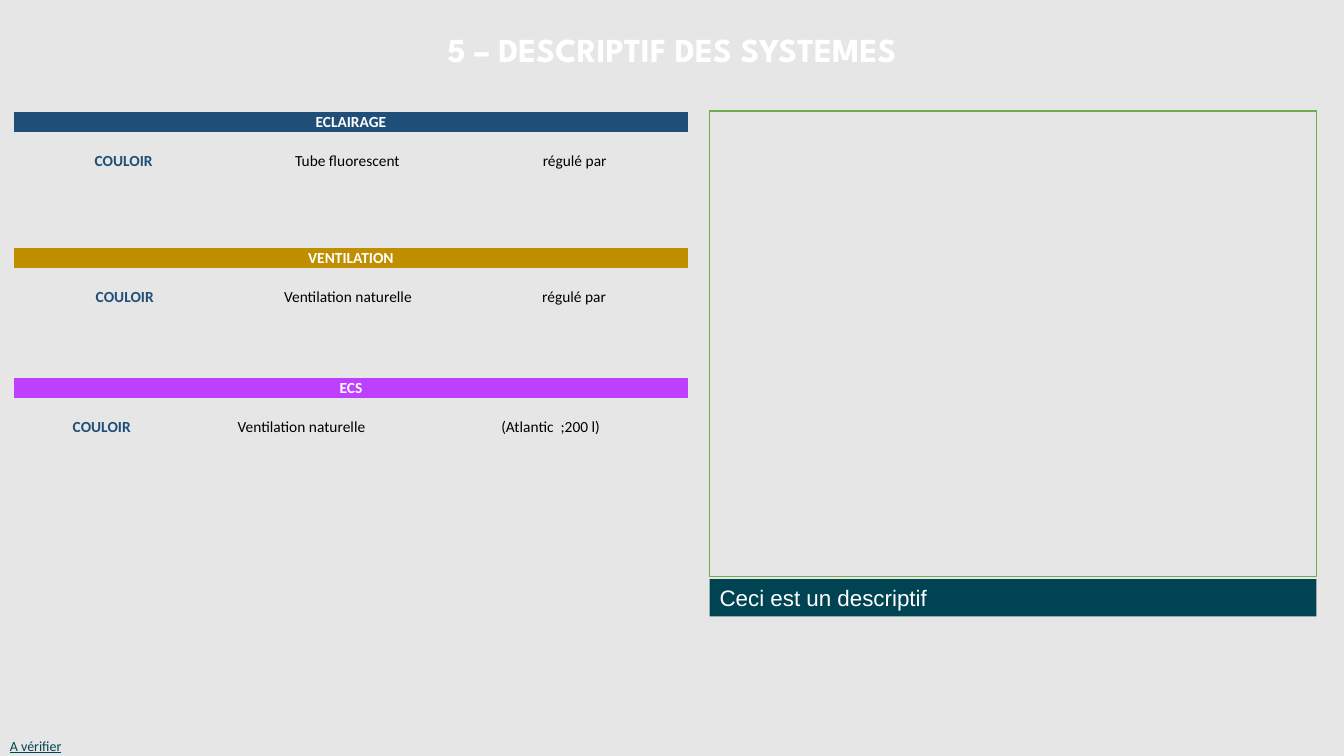
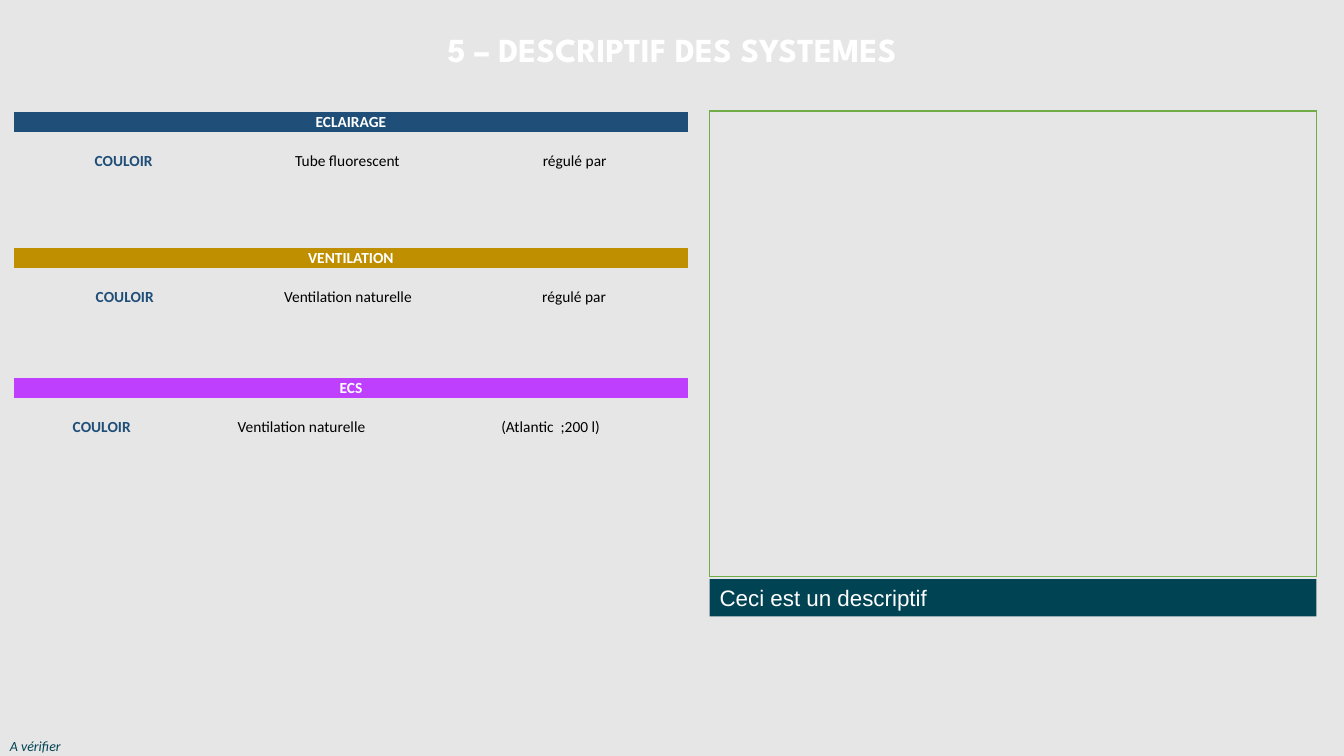
Before and after one commit to sigsieml/super-cep, a slide deck: slide 6 of app/src/main/assets/powerpointvierge.pptx. Drawn at 1344x756 pixels with LibreOffice and Linux fonts; fonts in the diff are those of the drawing; background and template pictures are left out. Boxes give left, top, right and bottom in pixels: in the first picture for what was removed or moved away, otherwise in the second. Text is boxed around its words. In the diff, an @@ line names an element or a change of style, - is before the commit and + after.

Commit message:
slide titre et A vérifier en italique #34 #33

```diff
--- a/app/src/main/assets/powerpointvierge.pptx
+++ b/app/src/main/assets/powerpointvierge.pptx
@@ text "A vérifier" at [10,741,61,753]: italic on, underline off @@
```
Also in this commit, not shown: 4 other slides changed, 1 slide added, 1 slide removed, 3 other files.
